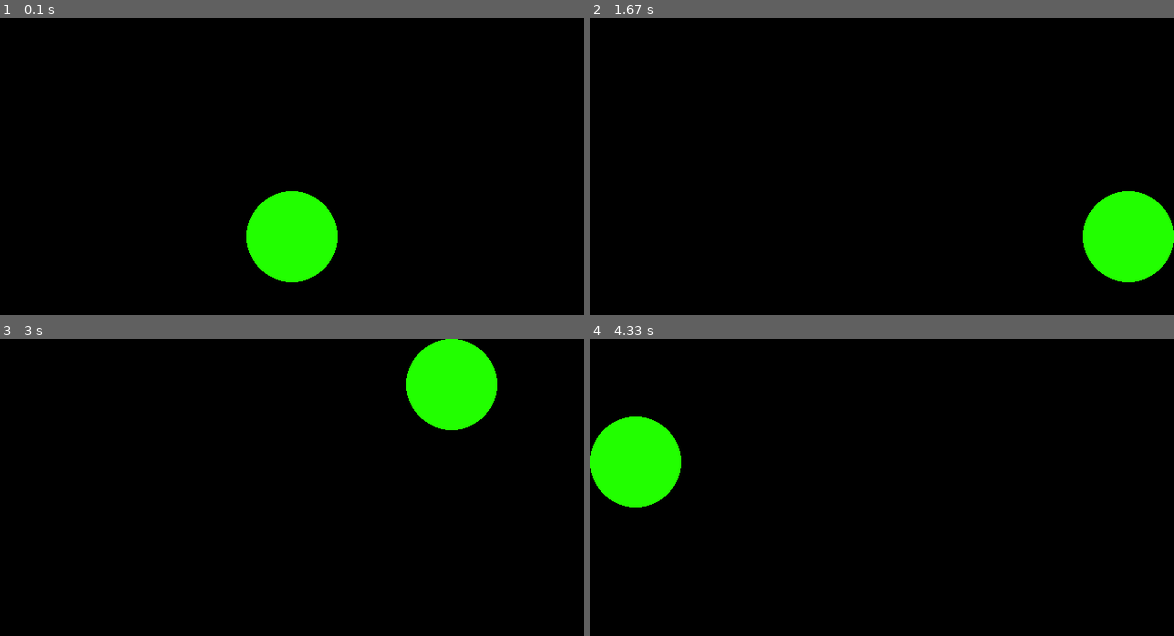
Above: before the commit, frames 1-4 (two rows, left to right).
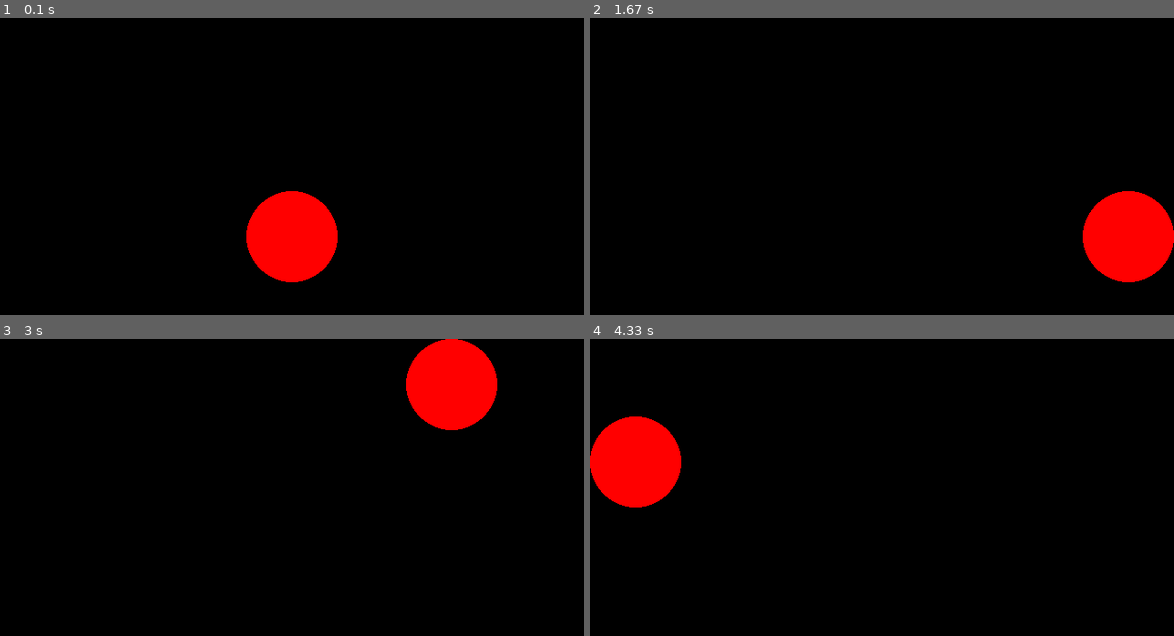
Above: after the commit, the same moments.

Repository: Jonaj5/Python-things
Game: pygame game, started from Pygame/Paj game window.py
Same seed, same stepped clock (60 frames per second), same inputs: the game is played once before the commit and once after it.
Inputs:
- Up to frame 1 (0.1 s): no input
- Up to frame 2 (1.67 s): hold Space 0.33-0.8 s; hold Right 0.33-0.8 s; hold Space 0.83-1.3 s; hold Right 0.83-1.3 s
- Up to frame 3 (3 s): hold Up 1.83-2.3 s; hold Left from 2.83 s (still down)
- Up to frame 4 (4.33 s): release Left at 3.37 s; hold Down 3.4-3.7 s; hold Left 3.73-4.13 s; hold Up from 4.17 s (still down)

The runs differ from the first frame. In frame 1, 3.7% of the frame differs, in the area x 42-58%, y 58-89%; in frame 2, 3.7%; in frame 3, 3.7%; in frame 4, 3.7%.

Commit message:
Update Paj game window.py
Jump was added

Diff:
--- a/Pygame/Paj game window.py
+++ b/Pygame/Paj game window.py
@@ -1,5 +1,5 @@
 import pygame, sys
-from pygame. locals import *
+from pygame.locals import *
 from random import randrange
 
 WIDTH, HEIGHT = 640, 480
@@ -16,38 +16,49 @@
 D_BLUE    = pygame.Color("#0004dd")
 BLUE    = pygame.Color("#005eff")
 L_BLUE    = pygame.Color("#00e5ff")
-CYAN    = pygame.Color("#22ff00")
-GREEN   = pygame.Color("#22ff00")
-YELLOW  = pygame.Color("#22ff00")
+CYAN    = pygame.Color("#22ffff")
+GREEN   = pygame.Color("#22ff22")
+YELLOW  = pygame.Color("#ffff22")
 RED     = pygame.Color("#ff0000")
 MAGENTA = pygame.Color("#dd00ff")
 WHITE   = pygame.Color("#ffffff")
 
 run = True
+JUMP = False
+JUMPCOUNT = 10
 
 while run:
 
     for event in pygame.event.get():
         if event.type == QUIT:
-            run=False
+            run = False
         elif event.type== KEYUP and event.key == K_ESCAPE:
-            run==False
+            run = False
 
     keys=pygame.key.get_pressed()
-    if keys[K_LEFT] and X>RADIUS:
-        X-=5
-    if keys[K_RIGHT] and X<WIDTH-RADIUS:
-        X+=5
-    if keys[K_UP] and Y>RADIUS:
-        Y-=5
-    if keys[K_DOWN] and Y<HEIGHT-RADIUS:
-        Y+=5
+    if keys[K_LEFT] and X > RADIUS:
+        X -= 5
+    if keys[K_RIGHT] and X < WIDTH - RADIUS:
+        X += 5
+    if keys[K_UP] and Y > RADIUS:
+        Y -= 5
+    if keys[K_DOWN] and Y < HEIGHT - RADIUS:
+        Y += 5
+    if not JUMP:
+        if keys[K_SPACE]:
+            JUMP=True
+    else:
+        if JUMPCOUNT >= -10:
+            Y -= (JUMPCOUNT * abs(JUMPCOUNT)) * 0.7
+            JUMPCOUNT -= 1
+        else:
+            JUMP=False
+            JUMPCOUNT=10
 
     clock.tick(120)
     Window.fill(BLACK)
-    pygame.draw.circle(Window, GREEN, (X, Y), 50)
+    pygame.draw.circle(Window, RED, (X, Y), 50)
     pygame.display.flip()
-
 
 pygame.quit()
 sys.exit()
